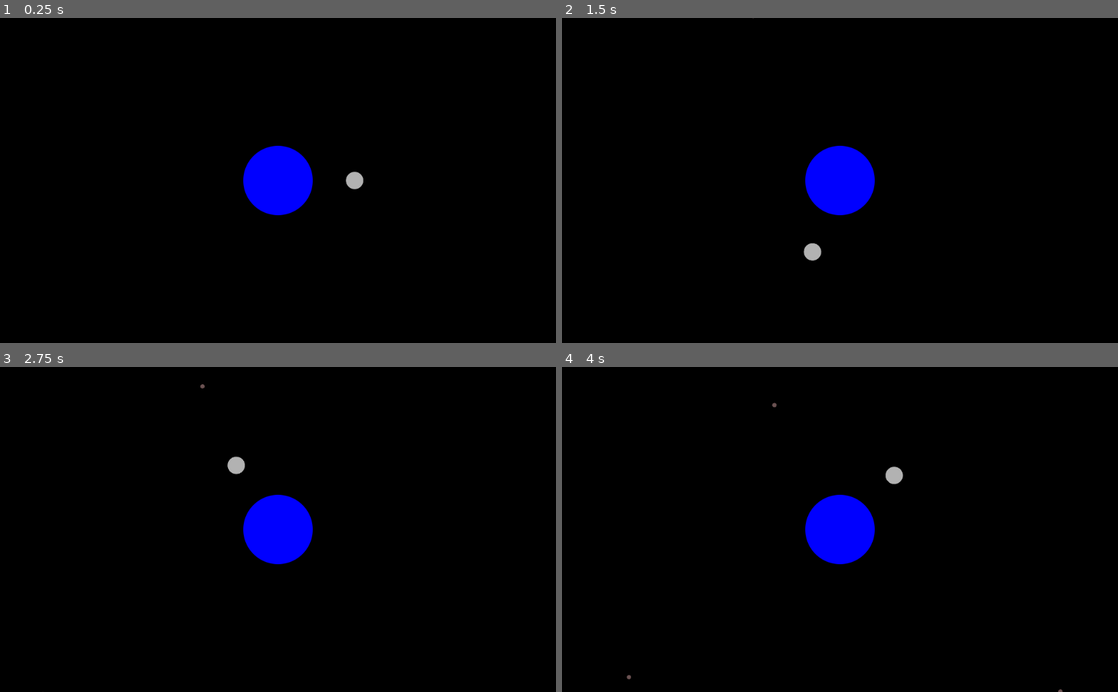
Above: before the commit, frames 1-4 (two rows, left to right).
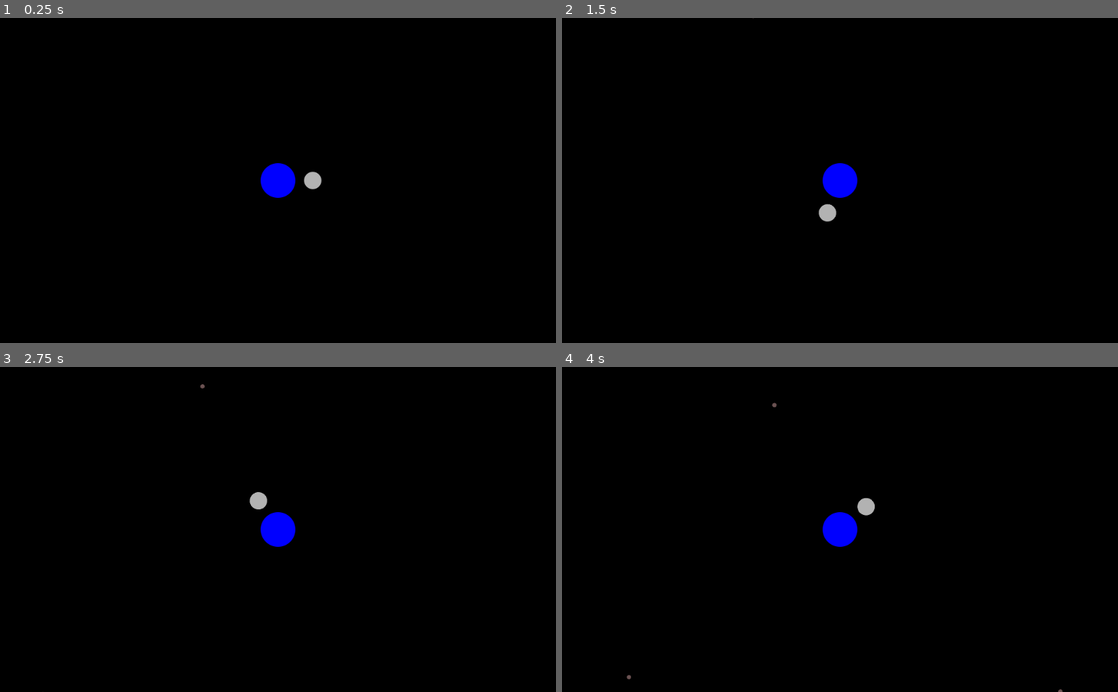
Above: after the commit, the same moments.

Repository: kreivi/Kuumela
Game: Godot game, scene res://main/main.tscn
Two runs of this game, one before a commit and one after it. Both use one fixed random seed, a clock stepped at 60 frames per second and the inputs below.
Inputs:
- Up to frame 1 (0.25 s): no input
- Up to frame 2 (1.5 s): tap Enter at 0.5 s; hold D (clockwise) 0.53-1.28 s; tap A (counter_clockwise) at 0.8, 1.35 s
- Up to frame 3 (2.75 s): tap D (clockwise) at 1.55 s; hold D (clockwise) from 2.03 s (still down); tap A (counter_clockwise) at 2.3 s
- Up to frame 4 (4 s): release D (clockwise) at 2.78 s; tap A (counter_clockwise) at 2.85, 3.8 s; tap D (clockwise) at 3.05 s; hold D (clockwise) from 3.53 s (still down)

The runs differ from the first frame. In frame 1, 1.8% of the frame differs, in the area x 43-66%, y 39-61%; in frame 2, 1.8%; in frame 3, 1.8%; in frame 4, 1.8%.

Commit message:
Lerp speed to make it feel less snappy, scale gfx down

Diff:
--- a/earth/earth.gd
+++ b/earth/earth.gd
@@ -3,19 +3,29 @@
 # Signal when earth gets hit
 signal earth_hit
 
+export (int) var speed = 3
+export (float, 0, 1.0) var deacceleration = 0.25
+export (float, 0, 1.0) var acceleration = 0.5
+
 # Export the speed so it can be altered via properties
 export var rotation_speed = 10
 
+var velocity = Vector2.ZERO
+
+func get_input():
+	var dir = 0;
+	if Input.is_action_pressed("clockwise"):
+		dir += 1
+	if Input.is_action_pressed("counter_clockwise"):
+		dir -= 1
+	if dir != 0:
+		velocity.x = lerp(velocity.x, dir * speed, acceleration);
+	else:
+		velocity.x = lerp(velocity.x, 0, deacceleration)
+
 func _physics_process(delta):
-	# Read movement input
-	var rot = 0
-	if Input.is_action_pressed("clockwise"):
-		rot += 1
-	if Input.is_action_pressed("counter_clockwise"):
-		rot -= 1
-	# Apply rotation
-	$MoonSpatial.rotation += PI * rot * delta
-
+	get_input()
+	$MoonSpatial.rotate(velocity.x * delta)
 
 func _on_Earth_body_entered(body):
 	emit_signal("earth_hit")
--- a/earth/earth.svg
+++ b/earth/earth.svg
@@ -9,9 +9,9 @@
    xmlns="http://www.w3.org/2000/svg"
    xmlns:sodipodi="http://sodipodi.sourceforge.net/DTD/sodipodi-0.dtd"
    xmlns:inkscape="http://www.inkscape.org/namespaces/inkscape"
-   width="256"
-   height="256"
-   viewBox="0 0 256 256"
+   width="128"
+   height="128"
+   viewBox="0 0 128 128"
    version="1.1"
    id="svg8"
    inkscape:version="0.92.4 (5da689c313, 2019-01-14)"
@@ -26,7 +26,7 @@
      inkscape:pageopacity="0.0"
      inkscape:pageshadow="2"
      inkscape:zoom="0.35"
-     inkscape:cx="-55.714284"
+     inkscape:cx="-520"
      inkscape:cy="571.42857"
      inkscape:document-units="px"
      inkscape:current-layer="layer1"
@@ -64,12 +64,12 @@
      inkscape:label="Layer 1"
      inkscape:groupmode="layer"
      id="layer1"
-     transform="translate(0,-794.06665)">
+     transform="translate(0,-922.06665)">
     <circle
-       style="opacity:1;fill:#0000ff;fill-opacity:1;fill-rule:nonzero;stroke:none;stroke-width:0.75505918;stroke-linecap:butt;stroke-linejoin:miter;stroke-miterlimit:2;stroke-dasharray:none;stroke-dashoffset:0;stroke-opacity:1;paint-order:markers stroke fill"
+       style="opacity:1;fill:#0000ff;fill-opacity:1;fill-rule:nonzero;stroke:none;stroke-width:0.37752959;stroke-linecap:butt;stroke-linejoin:miter;stroke-miterlimit:2;stroke-dasharray:none;stroke-dashoffset:0;stroke-opacity:1;paint-order:markers stroke fill"
        id="path4515"
-       cx="128"
-       cy="922.06665"
-       r="128" />
+       cx="64"
+       cy="986.06665"
+       r="64" />
   </g>
 </svg>
--- a/earth/earth.tscn
+++ b/earth/earth.tscn
@@ -5,7 +5,7 @@
 [ext_resource path="res://moon/moon.tscn" type="PackedScene" id=3]
 
 [sub_resource type="CircleShape2D" id=1]
-radius = 131.033
+radius = 64.4981
 
 [node name="Earth" type="Area2D"]
 script = ExtResource( 2 )
@@ -19,5 +19,5 @@
 [node name="MoonSpatial" type="Node2D" parent="."]
 
 [node name="Moon" parent="MoonSpatial" instance=ExtResource( 3 )]
-position = Vector2( 282.327, 0 )
+position = Vector2( 128, 0 )
 [connection signal="body_entered" from="." to="." method="_on_Earth_body_entered"]
